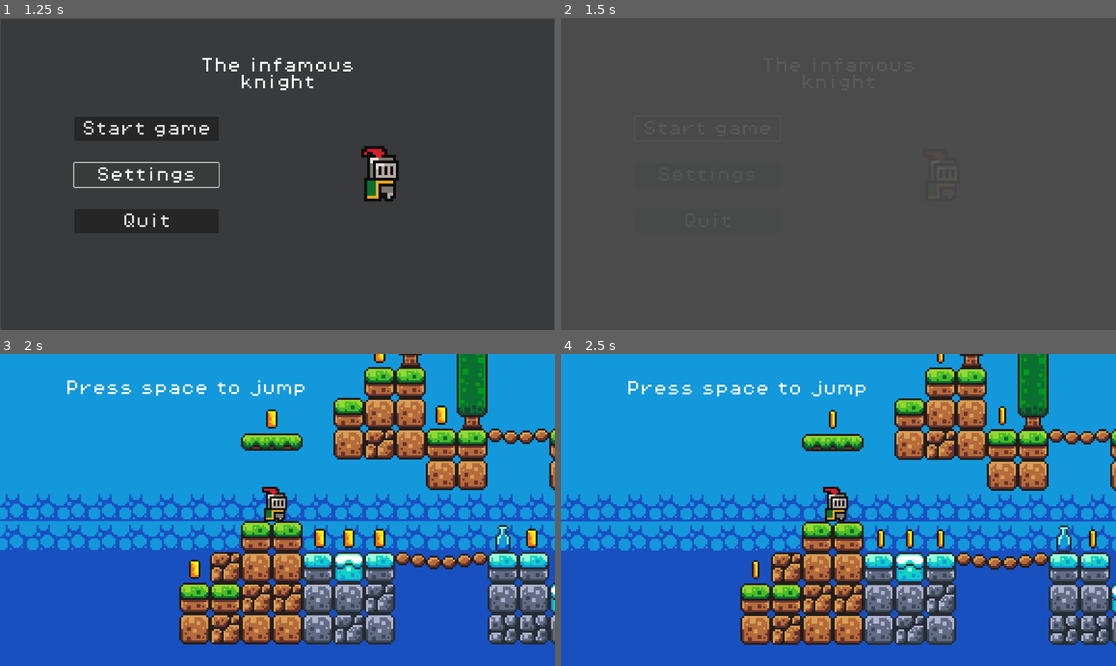
Above: before the commit, frames 1-4 (two rows, left to right).
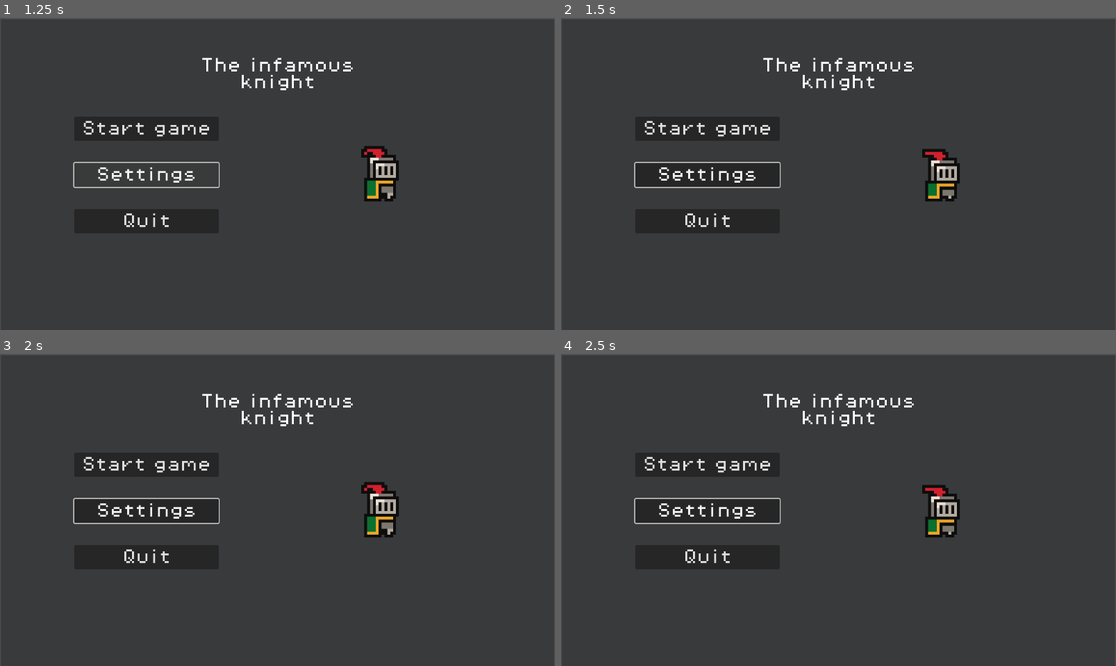
Above: after the commit, the same moments.

Repository: Igor-olan/knight-platformer
Game: Godot game, scene res://scenes/main_menu.tscn
Two runs of this game, one before a commit and one after it. Both use one fixed random seed, a clock stepped at 60 frames per second and the inputs below.
Inputs (mouse positions are in pixels of both pictures, inside the frame that each line leads up to):
- Up to frame 1 (1.25 s): click "Settings" at 0.5 s
- Up to frame 2 (1.5 s): click "Start game" at 1.25 s
- Up to frame 3 (2 s): no input
- Up to frame 4 (2.5 s): click (705, 463) at 2 s, where only the run after the commit has a clickable "Start game"

Frame 1 is identical in both runs. In frame 2, 7.8% of the frame differs, in the area x 13-72%, y 12-70%; in frame 3, 97%; in frame 4, 98%, in the area x 0-100%, y 0-100%.

Commit message:
feat: settings:

Diff:
--- a/project.godot
+++ b/project.godot
@@ -44,11 +44,6 @@
 , Object(InputEventKey,"resource_local_to_scene":false,"resource_name":"","device":-1,"window_id":0,"alt_pressed":false …(186 unchanged characters)…
 ]
 }
-roll={
-"deadzone": 0.5,
-"events": [Object(InputEventKey,"resource_local_to_scene":false,"resource_name":"","device":-1,"window_id":0,"alt_pressed":false,"shift_pressed":false,"ctrl_pressed":false,"meta_pressed":false,"pressed":false,"keycode":0,"physical_keycode":4194326,"key_label":0,"unicode":0,"location":0,"echo":false,"script":null)
-]
-}
 pause={
 "deadzone": 0.2,
 "events": [Object(InputEventKey,"resource_local_to_scene":false,"resource_name":"","device":-1,"window_id":0,"alt_press …(195 unchanged characters)…
--- a/scenes/finish.tscn
+++ b/scenes/finish.tscn
@@ -65,7 +65,7 @@
 }
 
 [node name="finishUI" type="Panel" parent="."]
-custom_minimum_size = Vector2(1152, 648)
+custom_minimum_size = Vector2(1152, 650)
 anchors_preset = 8
 anchor_left = 0.5
 anchor_top = 0.5
--- a/scenes/game.tscn
+++ b/scenes/game.tscn
@@ -256,6 +256,10 @@
 
 [node name="PauseMenu" parent="Player/Camera2D/CanvasLayer" instance=ExtResource("4_dinhu")]
 process_mode = 3
+offset_left = 0.0
+offset_top = -5.0
+offset_right = -4.0
+offset_bottom = -3.0
 
 [node name="killzone" parent="." instance=ExtResource("5_vb2ay")]
 position = Vector2(207, -2)
--- a/scenes/main_menu.tscn
+++ b/scenes/main_menu.tscn
@@ -1,8 +1,9 @@
-[gd_scene load_steps=10 format=3 uid="uid://dmv477jlprrq4"]
+[gd_scene load_steps=11 format=3 uid="uid://dmv477jlprrq4"]
 
 [ext_resource type="Script" uid="uid://50sq3h8a61ma" path="res://scripts/main_menu.gd" id="1_l6cm7"]
 [ext_resource type="FontFile" uid="uid://d3q781uu28256" path="res://assets/fonts/PixelOperator8.ttf" id="2_bqqt6"]
 [ext_resource type="Texture2D" uid="uid://bpaygy1vgaeec" path="res://assets/sprites/knight.png" id="3_wu84c"]
+[ext_resource type="PackedScene" uid="uid://okxlrqmdvd5n" path="res://scenes/settings.tscn" id="4_wu84c"]
 
 [sub_resource type="StyleBoxFlat" id="StyleBoxFlat_bqqt6"]
 bg_color = Color(0.14902, 0.156863, 0.160784, 0.501961)
@@ -85,6 +86,7 @@
 offset_bottom = -71.0
 grow_horizontal = 2
 grow_vertical = 2
+mouse_default_cursor_shape = 2
 theme_override_fonts/font = ExtResource("2_bqqt6")
 theme_override_font_sizes/font_size = 32
 text = "Start game"
@@ -103,6 +105,7 @@
 offset_bottom = 25.0
 grow_horizontal = 2
 grow_vertical = 2
+mouse_default_cursor_shape = 2
 theme_override_fonts/font = ExtResource("2_bqqt6")
 theme_override_font_sizes/font_size = 32
 text = "Settings"
@@ -121,6 +124,7 @@
 offset_bottom = 121.0
 grow_horizontal = 2
 grow_vertical = 2
+mouse_default_cursor_shape = 2
 theme_override_fonts/font = ExtResource("2_bqqt6")
 theme_override_font_sizes/font_size = 32
 text = "Quit"
@@ -179,6 +183,7 @@
 offset_bottom = 113.0
 grow_horizontal = 2
 grow_vertical = 2
+mouse_default_cursor_shape = 2
 theme_override_fonts/font = ExtResource("2_bqqt6")
 theme_override_font_sizes/font_size = 32
 text = "Yes"
@@ -196,9 +201,15 @@
 offset_bottom = 113.0
 grow_horizontal = 2
 grow_vertical = 2
+mouse_default_cursor_shape = 2
 theme_override_fonts/font = ExtResource("2_bqqt6")
 theme_override_font_sizes/font_size = 32
 text = "No"
+
+[node name="Settings2" parent="." instance=ExtResource("4_wu84c")]
+layout_mode = 1
+grow_horizontal = 1
+grow_vertical = 1
 
 [connection signal="pressed" from="Start game" to="." method="_on_start_game_pressed"]
 [connection signal="pressed" from="Settings" to="." method="_on_settings_pressed"]
--- a/scenes/pause_menu.tscn
+++ b/scenes/pause_menu.tscn
@@ -1,8 +1,9 @@
-[gd_scene load_steps=14 format=3 uid="uid://c153mtim0v1rh"]
+[gd_scene load_steps=15 format=3 uid="uid://c153mtim0v1rh"]
 
 [ext_resource type="Script" uid="uid://dmboy4g3bfkbc" path="res://scripts/pause_menu.gd" id="1_kukqi"]
 [ext_resource type="FontFile" uid="uid://d3q781uu28256" path="res://assets/fonts/PixelOperator8.ttf" id="2_5d2l8"]
 [ext_resource type="Texture2D" uid="uid://bpaygy1vgaeec" path="res://assets/sprites/knight.png" id="3_7l7mv"]
+[ext_resource type="PackedScene" uid="uid://okxlrqmdvd5n" path="res://scenes/settings.tscn" id="4_5d2l8"]
 
 [sub_resource type="StyleBoxFlat" id="StyleBoxFlat_bqqt6"]
 bg_color = Color(0.14902, 0.156863, 0.160784, 0.501961)
@@ -99,9 +100,8 @@
 offset_bottom = 115.0
 grow_horizontal = 2
 theme_override_fonts/font = ExtResource("2_5d2l8")
-theme_override_font_sizes/font_size = 32
-text = "The infamous
-knight"
+theme_override_font_sizes/font_size = 56
+text = "Paused"
 horizontal_alignment = 1
 
 [node name="Resume" type="Button" parent="."]
@@ -118,6 +118,7 @@
 offset_bottom = -71.0
 grow_horizontal = 2
 grow_vertical = 2
+mouse_default_cursor_shape = 2
 theme_override_fonts/font = ExtResource("2_5d2l8")
 theme_override_font_sizes/font_size = 32
 text = "Resume"
@@ -136,6 +137,7 @@
 offset_bottom = 9.0
 grow_horizontal = 2
 grow_vertical = 2
+mouse_default_cursor_shape = 2
 theme_override_fonts/font = ExtResource("2_5d2l8")
 theme_override_font_sizes/font_size = 32
 text = "Restart
@@ -155,6 +157,7 @@
 offset_bottom = 88.0
 grow_horizontal = 2
 grow_vertical = 2
+mouse_default_cursor_shape = 2
 theme_override_fonts/font = ExtResource("2_5d2l8")
 theme_override_font_sizes/font_size = 32
 text = "Settings"
@@ -173,6 +176,7 @@
 offset_bottom = 168.0
 grow_horizontal = 2
 grow_vertical = 2
+mouse_default_cursor_shape = 2
 theme_override_fonts/font = ExtResource("2_5d2l8")
 theme_override_font_sizes/font_size = 32
 text = "Main Menu"
@@ -191,6 +195,7 @@
 offset_bottom = 248.0
 grow_horizontal = 2
 grow_vertical = 2
+mouse_default_cursor_shape = 2
 theme_override_fonts/font = ExtResource("2_5d2l8")
 theme_override_font_sizes/font_size = 32
 text = "Quit"
@@ -248,6 +253,7 @@
 offset_bottom = 113.0
 grow_horizontal = 2
 grow_vertical = 2
+mouse_default_cursor_shape = 2
 theme_override_fonts/font = ExtResource("2_5d2l8")
 theme_override_font_sizes/font_size = 32
 text = "Yes"
@@ -265,6 +271,7 @@
 offset_bottom = 113.0
 grow_horizontal = 2
 grow_vertical = 2
+mouse_default_cursor_shape = 2
 theme_override_fonts/font = ExtResource("2_5d2l8")
 theme_override_font_sizes/font_size = 32
 text = "No"
@@ -315,6 +322,7 @@
 offset_bottom = 113.0
 grow_horizontal = 2
 grow_vertical = 2
+mouse_default_cursor_shape = 2
 theme_override_fonts/font = ExtResource("2_5d2l8")
 theme_override_font_sizes/font_size = 32
 text = "Yes"
@@ -332,9 +340,13 @@
 offset_bottom = 113.0
 grow_horizontal = 2
 grow_vertical = 2
+mouse_default_cursor_shape = 2
 theme_override_fonts/font = ExtResource("2_5d2l8")
 theme_override_font_sizes/font_size = 32
 text = "No"
+
+[node name="Settings2" parent="." instance=ExtResource("4_5d2l8")]
+layout_mode = 1
 
 [connection signal="pressed" from="Resume" to="." method="_on_resume_pressed"]
 [connection signal="pressed" from="Restart" to="." method="_on_restart_pressed"]
--- a/scenes/player.tscn
+++ b/scenes/player.tscn
@@ -347,8 +347,8 @@
 autoplay = "idle"
 
 [node name="CollisionShape2D" type="CollisionShape2D" parent="."]
-position = Vector2(-1, -6)
-shape = SubResource("CircleShape2D_57h6e")
+position = Vector2(-1, -7)
+shape = SubResource("CircleShape2D_qhqgy")
 
 [node name="death" type="AudioStreamPlayer2D" parent="."]
 stream = ExtResource("3_qhqgy")
--- /dev/null
+++ b/scenes/settings.tscn
@@ -0,0 +1,134 @@
+[gd_scene load_steps=3 format=3 uid="uid://okxlrqmdvd5n"]
+
+[ext_resource type="FontFile" uid="uid://d3q781uu28256" path="res://assets/fonts/PixelOperator8.ttf" id="1_5p8wc"]
+[ext_resource type="Script" uid="uid://d2fmdgvhab04c" path="res://scripts/settings.gd" id="1_r6d6q"]
+
+[node name="Settings" type="Panel"]
+process_mode = 3
+anchors_preset = 15
+anchor_right = 1.0
+anchor_bottom = 1.0
+grow_horizontal = 2
+grow_vertical = 2
+script = ExtResource("1_r6d6q")
+
+[node name="title" type="Label" parent="."]
+texture_filter = 1
+layout_mode = 1
+anchors_preset = 5
+anchor_left = 0.5
+anchor_right = 0.5
+offset_left = -182.0
+offset_top = 80.0
+offset_right = 182.0
+offset_bottom = 136.0
+grow_horizontal = 2
+theme_override_fonts/font = ExtResource("1_5p8wc")
+theme_override_font_sizes/font_size = 56
+text = "Settings"
+horizontal_alignment = 1
+
+[node name="main-volume" type="Label" parent="."]
+texture_filter = 1
+layout_mode = 1
+anchors_preset = 5
+anchor_left = 0.5
+anchor_right = 0.5
+offset_left = -325.0
+offset_top = 218.0
+offset_right = -196.0
+offset_bottom = 242.0
+grow_horizontal = 2
+theme_override_fonts/font = ExtResource("1_5p8wc")
+theme_override_font_sizes/font_size = 24
+text = "Master"
+horizontal_alignment = 1
+
+[node name="bgm-volume" type="Label" parent="."]
+texture_filter = 1
+layout_mode = 1
+anchors_preset = 5
+anchor_left = 0.5
+anchor_right = 0.5
+offset_left = -325.0
+offset_top = 288.0
+offset_right = -220.0
+offset_bottom = 312.0
+grow_horizontal = 2
+theme_override_fonts/font = ExtResource("1_5p8wc")
+theme_override_font_sizes/font_size = 24
+text = "Music"
+horizontal_alignment = 1
+
+[node name="brightness" type="Label" parent="."]
+texture_filter = 1
+layout_mode = 1
+anchors_preset = 5
+anchor_left = 0.5
+anchor_right = 0.5
+offset_left = -325.0
+offset_top = 358.0
+offset_right = -124.0
+offset_bottom = 382.0
+grow_horizontal = 2
+theme_override_fonts/font = ExtResource("1_5p8wc")
+theme_override_font_sizes/font_size = 24
+text = "Brightness"
+horizontal_alignment = 1
+
+[node name="main" type="HSlider" parent="."]
+layout_mode = 1
+anchors_preset = 8
+anchor_left = 0.5
+anchor_top = 0.5
+anchor_right = 0.5
+anchor_bottom = 0.5
+offset_left = -100.0
+offset_top = -108.5
+offset_right = 298.0
+offset_bottom = -76.5
+grow_horizontal = 2
+grow_vertical = 2
+
+[node name="bgm" type="HSlider" parent="."]
+layout_mode = 1
+anchors_preset = 8
+anchor_left = 0.5
+anchor_top = 0.5
+anchor_right = 0.5
+anchor_bottom = 0.5
+offset_left = -100.0
+offset_top = -38.5
+offset_right = 298.0
+offset_bottom = -6.5
+grow_horizontal = 2
+grow_vertical = 2
+
+[node name="bright" type="HSlider" parent="."]
+layout_mode = 1
+anchors_preset = 8
+anchor_left = 0.5
+anchor_top = 0.5
+anchor_right = 0.5
+anchor_bottom = 0.5
+offset_left = -100.0
+offset_top = 31.5
+offset_right = 298.0
+offset_bottom = 63.5
+grow_horizontal = 2
+grow_vertical = 2
+
+[node name="back" type="Button" parent="."]
+layout_mode = 0
+offset_left = 16.0
+offset_top = 16.0
+offset_right = 218.0
+offset_bottom = 61.0
+theme_override_fonts/font = ExtResource("1_5p8wc")
+theme_override_font_sizes/font_size = 36
+text = "<- Back"
+
+[connection signal="changed" from="main" to="." method="_on_main_changed"]
+[connection signal="changed" from="bgm" to="." method="_on_bgm_changed"]
+[connection signal="changed" from="bright" to="." method="_on_bright_changed"]
+[connection signal="pressed" from="back" to="." method="_on_back_pressed"]
--- a/scenes/slime.tscn
+++ b/scenes/slime.tscn
@@ -74,10 +74,10 @@
 }]
 
 [sub_resource type="RectangleShape2D" id="RectangleShape2D_orj4e"]
-size = Vector2(10, 12)
+size = Vector2(11, 12)
 
 [sub_resource type="RectangleShape2D" id="RectangleShape2D_n6pvg"]
-size = Vector2(10, 2)
+size = Vector2(11, 2)
 
 [node name="Slime" type="CharacterBody2D"]
 script = ExtResource("1_fjd8x")
@@ -91,12 +91,12 @@
 [node name="Killzone" parent="." instance=ExtResource("3_n16w1")]
 
 [node name="CollisionShape2D" type="CollisionShape2D" parent="Killzone"]
-position = Vector2(0, 6)
+position = Vector2(-0.5, 6)
 shape = SubResource("RectangleShape2D_orj4e")
 
 [node name="RayCastRight" type="RayCast2D" parent="."]
 position = Vector2(0, 5)
-target_position = Vector2(11, -1)
+target_position = Vector2(11, 0)
 
 [node name="RayCastLeft" type="RayCast2D" parent="."]
 position = Vector2(0, 5)
@@ -107,7 +107,7 @@
 one_shot = true
 
 [node name="stomp" type="CollisionShape2D" parent="."]
-position = Vector2(0, 1)
+position = Vector2(-0.5, 1)
 shape = SubResource("RectangleShape2D_n6pvg")
 
 [connection signal="timeout" from="Timer" to="." method="_on_timer_timeout"]
--- a/scripts/gamemanager.gd
+++ b/scripts/gamemanager.gd
@@ -16,7 +16,7 @@
 	await get_tree().create_timer(0.5).timeout
 	player.can_move = true
 
-func pause():
+func _process(delta: float) -> void:
 	if Input.is_action_just_pressed("pause") and not is_paused:
 		pause_menu.fade_in()
 		await get_tree().create_timer(0.2).timeout
@@ -26,6 +26,7 @@
 		pause_menu.fade_out()
 		await get_tree().create_timer(0.2).timeout
 		get_tree().paused = false
+		is_paused = false
 
 func add_point():
 	score += 1
--- a/scripts/main_menu.gd
+++ b/scripts/main_menu.gd
@@ -3,7 +3,7 @@
 @onready var animated_sprite_2d: AnimatedSprite2D = $AnimatedSprite2D
 @onready var menu_ui: Panel = $"."
 @onready var sure = $sure
-
+@onready var settings_2: Panel = $Settings2
 func _ready():
 	menu_ui.visible = true
 	menu_ui.modulate.a = 0.0
@@ -42,7 +42,7 @@
 	get_tree().change_scene_to_file("res://scenes/game.tscn")
 
 func _on_settings_pressed() -> void:
-	pass
+	settings_2.fade_in()
 
 func _on_quit_pressed() -> void:
 	quit()
--- a/scripts/pause_menu.gd
+++ b/scripts/pause_menu.gd
@@ -5,6 +5,7 @@
 @onready var sure_m = $sure_m
 @onready var sure_q = $sure_q
 @onready var gamemanager = %Gamemanager
+@onready var settings_2: Panel = $Settings2
 
 func _ready():
 	pause_menu.visible = false
@@ -52,12 +53,14 @@
 
 
 func _on_restart_pressed() -> void:
+	fade_out()
+	await get_tree().create_timer(0.2).timeout
 	get_tree().paused = false
 	get_tree().change_scene_to_file("res://scenes/game.tscn")
 
 
 func _on_settings_pressed() -> void:
-	pass # Replace with function body.
+	settings_2.fade_in()
 
 func _on_menu_pressed():
 	sure_m.visible = true
--- a/scripts/player.gd
+++ b/scripts/player.gd
@@ -44,9 +44,6 @@
 		if Input.is_action_just_pressed("jump") and not double_jump_used:
 			double_jump_used = true
 			velocity.y = -200.0
-
-	if Input.is_action_just_pressed("pause"):
-		gamemanager.pause()
 
 	var direction = Input.get_axis("move_left", "move_right")
 
--- /dev/null
+++ b/scripts/settings.gd
@@ -0,0 +1,37 @@
+extends Panel
+
+@onready var main: HSlider = $main
+@onready var bgm: HSlider = $bgm
+@onready var bright: HSlider = $bright
+@onready var back: Button = $back
+@onready var settings: Panel = $"."
+
+
+func _ready() -> void:
+	settings.visible = false
+	settings.modulate.a = 0.0
+
+func fade_in():
+	settings.visible = true
+	var tween = create_tween()
+	tween.tween_property(settings, 'modulate.a', 1.0, 0.2)
+
+func fade_out():
+	var tween = create_tween()
+	tween.tween_property(settings, "modulate:a", 0.0, 0.2)
+	await get_tree().create_timer(0.2).timeout
+	settings.visible = false
+
+func _on_back_pressed() -> void:
+	fade_out()
+	await get_tree().create_timer(0.2).timeout
+	settings.visible = false
+
+func _on_main_changed() -> void:
+	pass # Replace with function body.
+
+func _on_bgm_changed() -> void:
+	pass # Replace with function body.
+
+func _on_bright_changed() -> void:
+	pass # Replace with function body.
Not shown: 2 places in scenes/game.tscn that only renumber resources
Not shown: 1 places in scenes/player.tscn that only renumber resources
Not shown, added: scripts/settings.gd.uid
